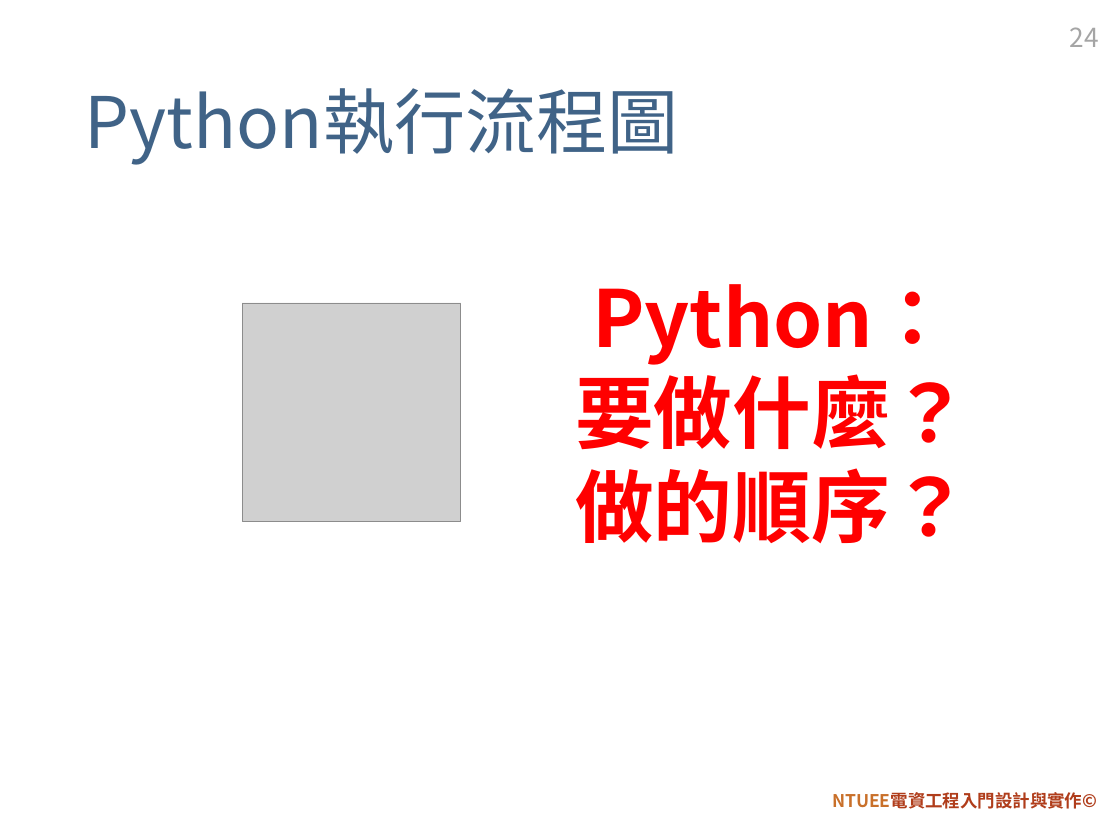
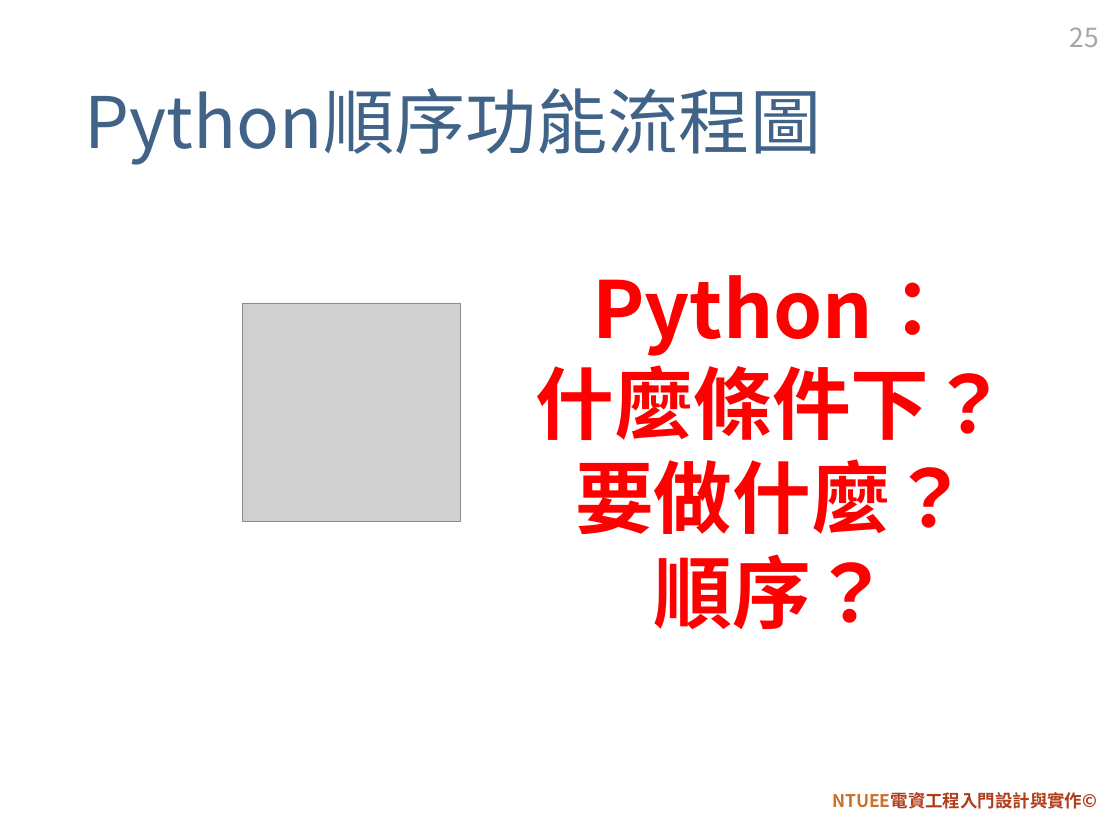
Before and after one commit to HowardChao/Creative-Cornerstone-Course-Design-for-ICT-and-Engineering-Education, a slide deck: slide 25 of 107_slides/第六週尋寶自走車.pptx (slide 24 before the commit). Drawn at 1120x840 pixels with LibreOffice and Linux fonts; fonts in the diff are those of the drawing; grey boxes stand for pictures; background and template pictures are left out. Boxes give left, top, right and bottom in pixels: in the first picture for what was removed or moved away, otherwise in the second. Text is boxed around its words. In the diff, an @@ line names an element or a change of style, - is before the commit and + after.

```diff
--- a/107_slides/第六週尋寶自走車.pptx
+++ b/107_slides/第六週尋寶自走車.pptx
@@ page number at bbox=[1070, 27, 1099, 47]: text changed @@
-24
+25
@@ title at bbox=[85, 88, 821, 165]: text changed @@
-Python執行流程圖
+Python順序功能流程圖
@@ text "Python：": place and size @@
-text "Python：" at bbox=[575, 284, 969, 543]
+text "Python：" at bbox=[536, 275, 1009, 629]
@@ text at bbox=[536, 353, 1009, 440]: paragraph added @@
+什麼條件下？
@@ text at bbox=[654, 554, 890, 629]: text changed @@
-做的順序？
+順序？
```
Also in this commit, not shown: 2 other slides changed, 1 slide added.
